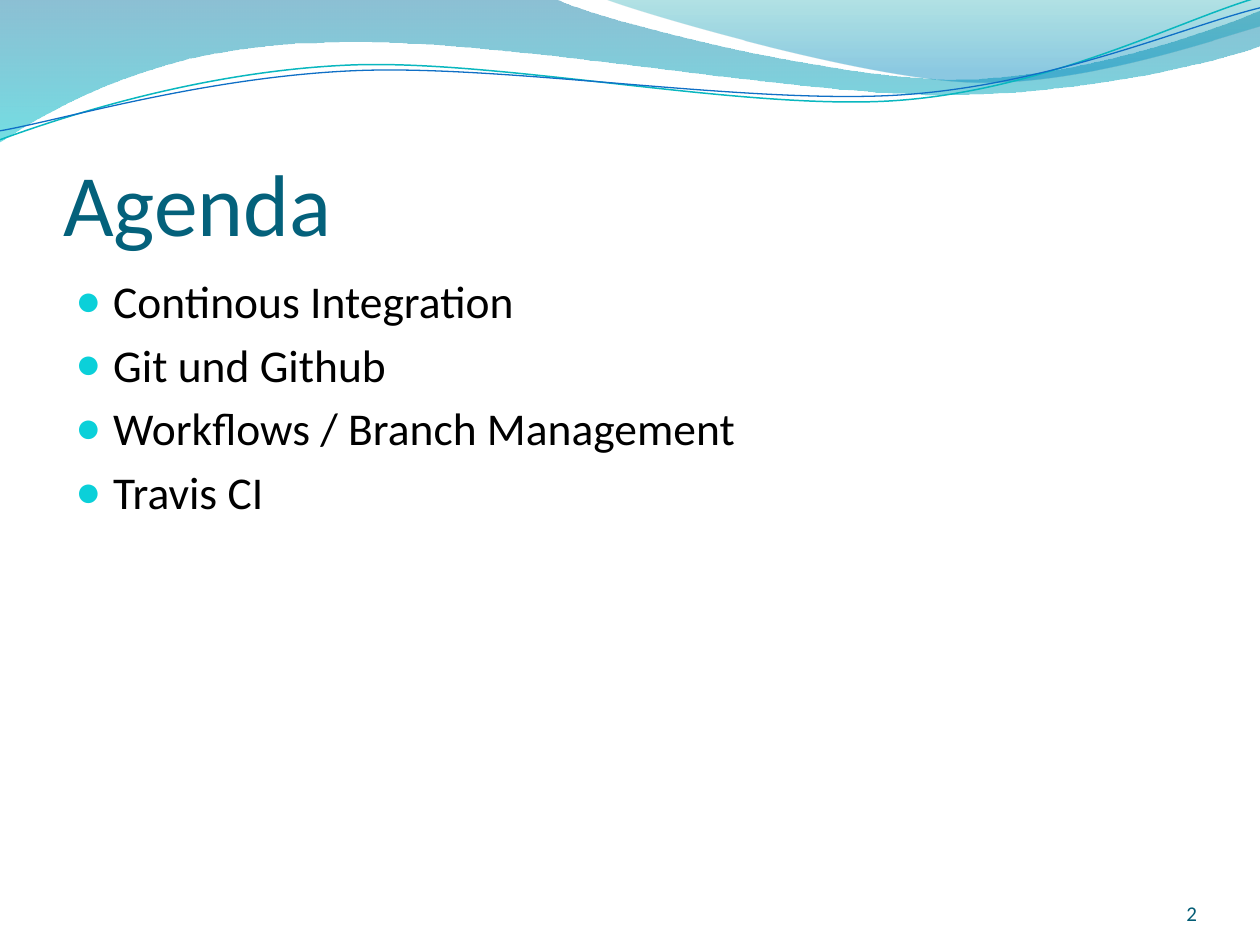
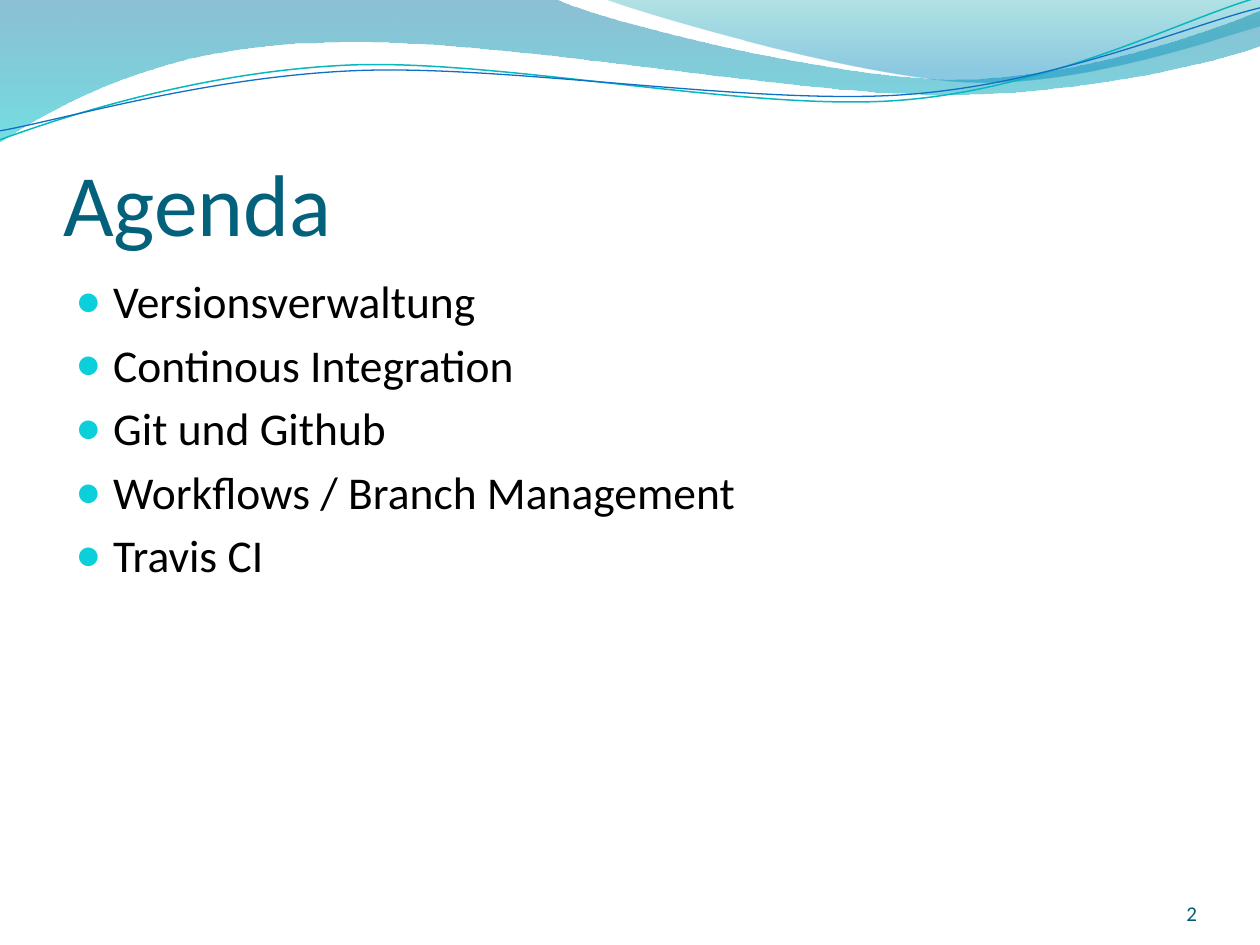
Before and after one commit to GitTyCat42/GITVortrag, a slide deck: slide 2 of SS2017_Git_2017-04-27_Nina-Stodolka_Johannes-Struzek.pptx. Drawn at 1260x945 pixels with LibreOffice and Linux fonts; fonts in the diff are those of the drawing; background and template pictures are left out. Boxes give left, top, right and bottom in pixels: in the first picture for what was removed or moved away, otherwise in the second. Text is boxed around its words. In the diff, an @@ line names an element or a change of style, - is before the commit and + after.

Commit message:
Struktur: Versionsverwaltung vor CI

```diff
--- a/SS2017_Git_2017-04-27_Nina-Stodolka_Johannes-Struzek.pptx
+++ b/SS2017_Git_2017-04-27_Nina-Stodolka_Johannes-Struzek.pptx
@@ text at <box>113,286,475,326</box>: paragraph added @@
+● Versionsverwaltung
```
